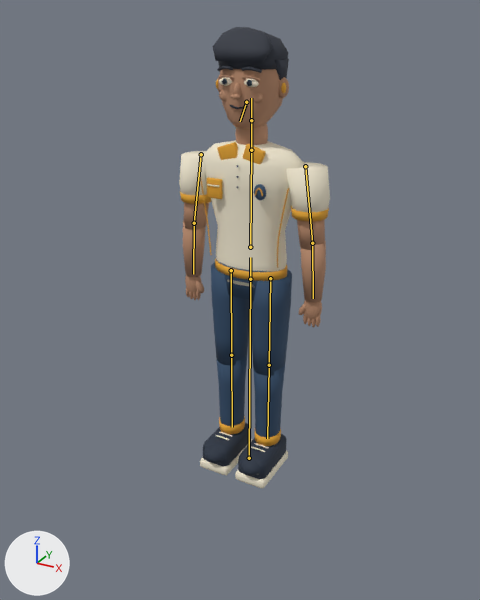
Renders of the glTF model public/models/aurora/lorenzo.glb from each side of a commit.
Before and after are seen from a 50 mm lens placed at (1.193, -2.261, 1.926), pointed at (0.057, -0.195, 0.893). Every picture has the same lights, and +X, +Y and +Z are marked at lower left. The picture after the commit comes second. Both versions are drawn at frame 0 of the action 'Stand'; the numbers are the values there. The bones that change, and the others that lie on the model, are drawn over the model as lines.

The first picture shows 'Aurora_lorenzo_fictional'.
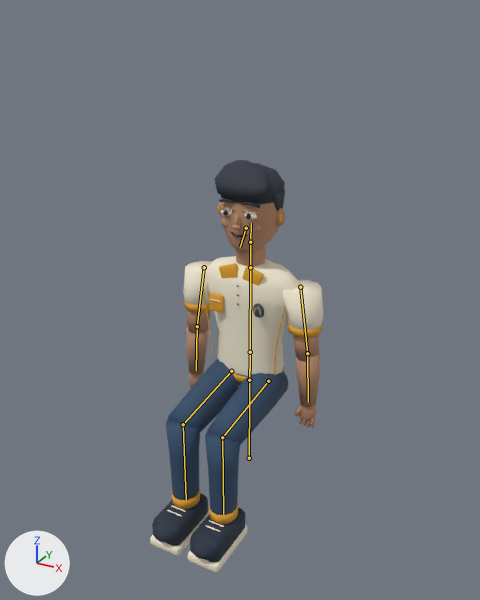
What the commit changed:
Bone 'hips' (bone_hips) moves from (0.0, 0.0, 0.0) to (0.0, -0.48, 0.0).
Bone 'thigh.L' (bone_thigh_l) turns from (0, 0, 0) to (-83, 0, 0) degrees about its own x, y and z.
Bone 'shin.L' (bone_shin_l) turns from (0, 0, 0) to (83, 0, 0) degrees about its own x, y and z.
Bone 'thigh.R' (bone_thigh_r) turns from (0, 0, 0) to (-83, 0, 0) degrees about its own x, y and z.
Bone 'shin.R' (bone_shin_r) turns from (0, 0, 0) to (83, 0, 0) degrees about its own x, y and z.

Boxes [x1, y1, x2, y2] around the edits, measured in the pictures (480 x 600 px):
'Aurora_lorenzo_fictional', posed (14% wider, 10% shorter)
    before: [179, 27, 330, 488]
    after: [150, 160, 323, 573]
bone 'hips', root to tip
    before: (250, 279) to (250, 257)
    after: (249, 380) to (250, 361)
bone 'thigh.L', root to tip
    before: (231, 270) to (231, 355)
    after: (231, 371) to (183, 424)
bone 'shin.L', root to tip
    before: (231, 355) to (232, 427)
    after: (183, 424) to (186, 500)
bone 'thigh.R', root to tip
    before: (270, 278) to (269, 365)
    after: (268, 381) to (222, 437)
bone 'shin.R', root to tip
    before: (269, 365) to (267, 438)
    after: (222, 437) to (223, 514)
